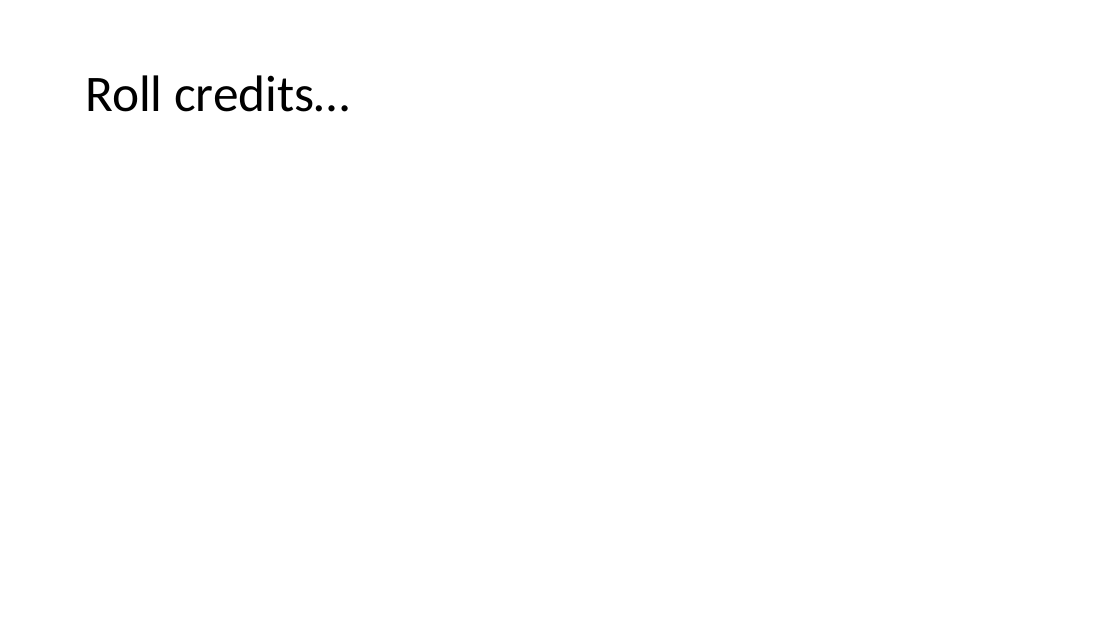
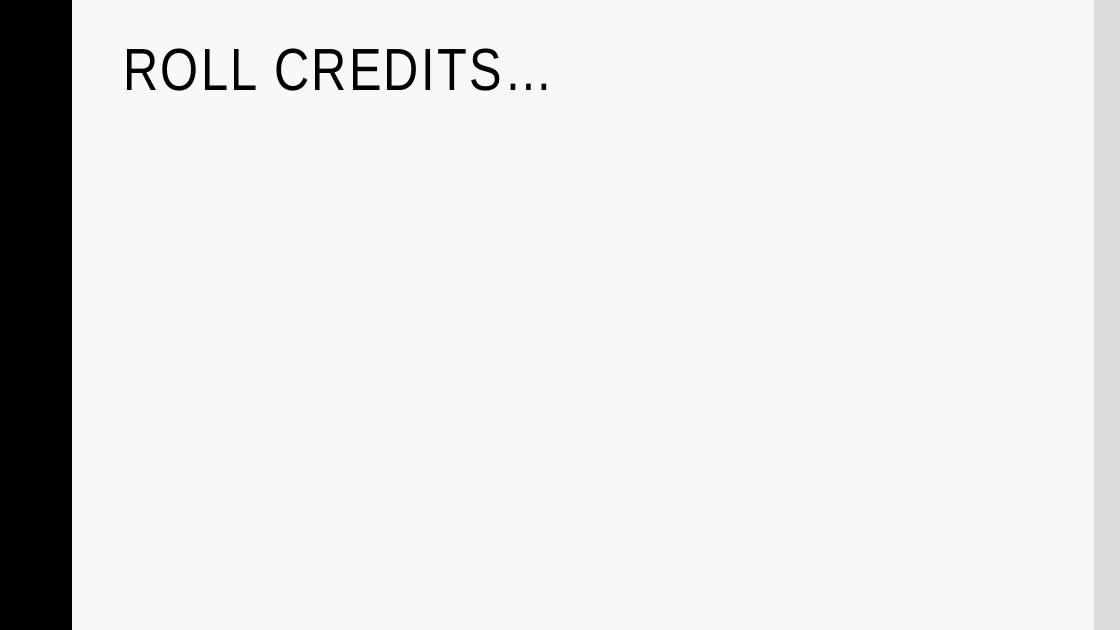
Before and after one commit to Frizzbii/Serious-Game-MMI, a slide deck: slide 14 of presentation.pptx (slide 18 before the commit). Drawn at 1120x630 pixels with LibreOffice and Linux fonts; fonts in the diff are those of the drawing; background and template pictures are left out. Boxes give left, top, right and bottom in pixels: in the first picture for what was removed or moved away, otherwise in the second. Text is boxed around its words. In the diff, an @@ line names an element or a change of style, - is before the commit and + after.

```diff
--- a/presentation.pptx
+++ b/presentation.pptx
@@ background #FFFFFF to #F8F8F8 @@
@@ rectangle added at <box>0,0,71,630</box>, fill #000000, outline #000000 1 pt @@
@@ rectangle added at <box>1094,0,1120,630</box>, fill #DDDDDD @@
@@ title "ROLL CREDITS…" at <box>123,48,553,91</box>: vertical alignment middle to top @@
@@ title at <box>123,48,553,91</box>: text changed; size 44 to 51 pt; font Calibri to Arial Narrow @@
-Roll credits…
+ROLL CREDITS…
```
Also in this commit, not shown: 11 other slides changed, 4 slides added, 8 slides removed.
